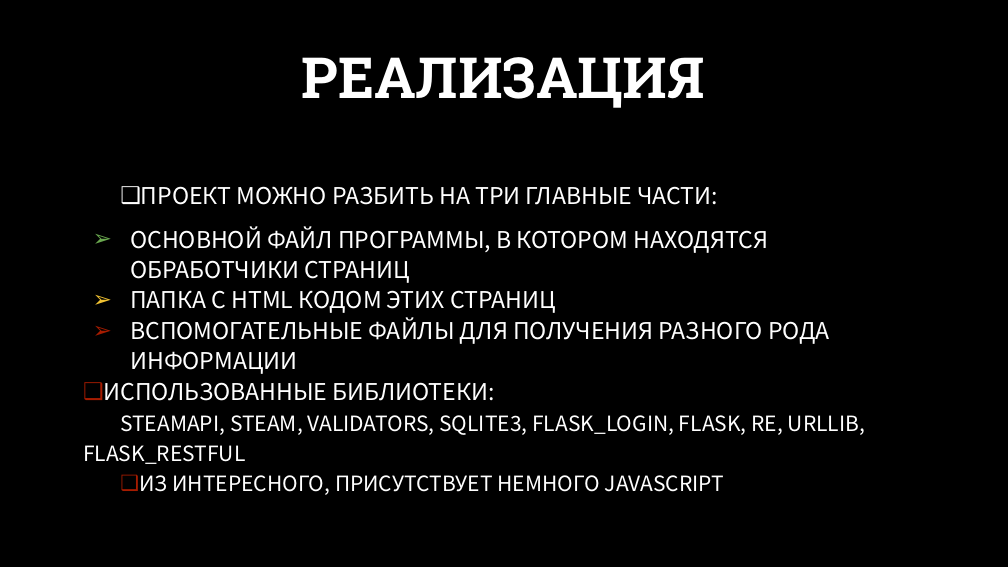
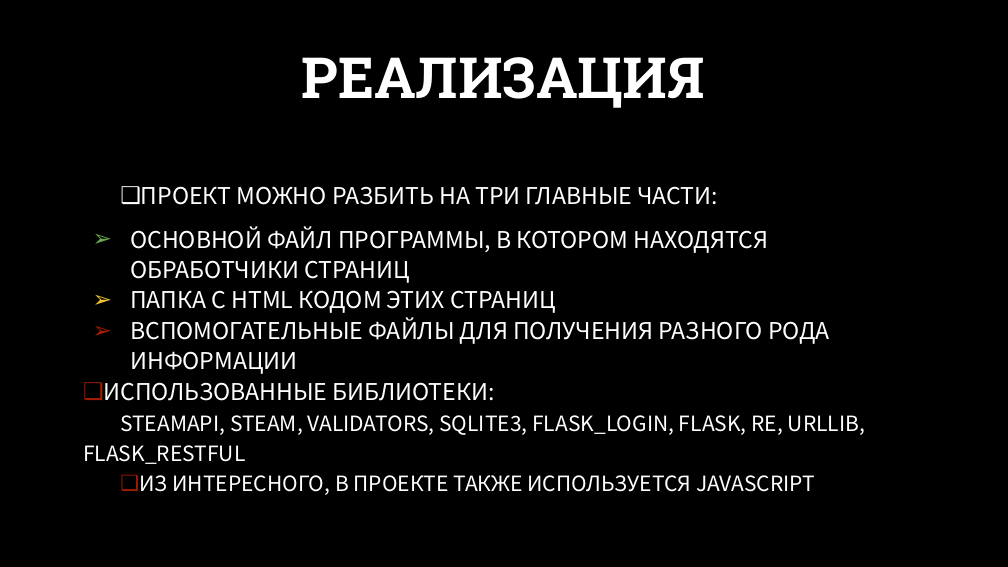
Before and after one commit to Andrey0828/Steamscroller, a slide deck: slide 3 of doc/Steamscroller.PPTX. Drawn at 1008x567 pixels with LibreOffice and Linux fonts; fonts in the diff are those of the drawing; background and template pictures are left out. Boxes give left, top, right and bottom in pixels: in the first picture for what was removed or moved away, otherwise in the second. Text is boxed around its words. In the diff, an @@ line names an element or a change of style, - is before the commit and + after.

```diff
--- a/doc/Steamscroller.PPTX
+++ b/doc/Steamscroller.PPTX
@@ text at box(139, 475, 815, 495): text changed @@
-❑ ИЗ ИНТЕРЕСНОГО, ПРИСУТСТВУЕТ НЕМНОГО JAVASCRIPT
+❑ ИЗ ИНТЕРЕСНОГО, В ПРОЕКТЕ ТАКЖЕ ИСПОЛЬЗУЕТСЯ JAVASCRIPT
```
Also in this commit, not shown: 1 slide added, 1 slide removed, 1 other file.
